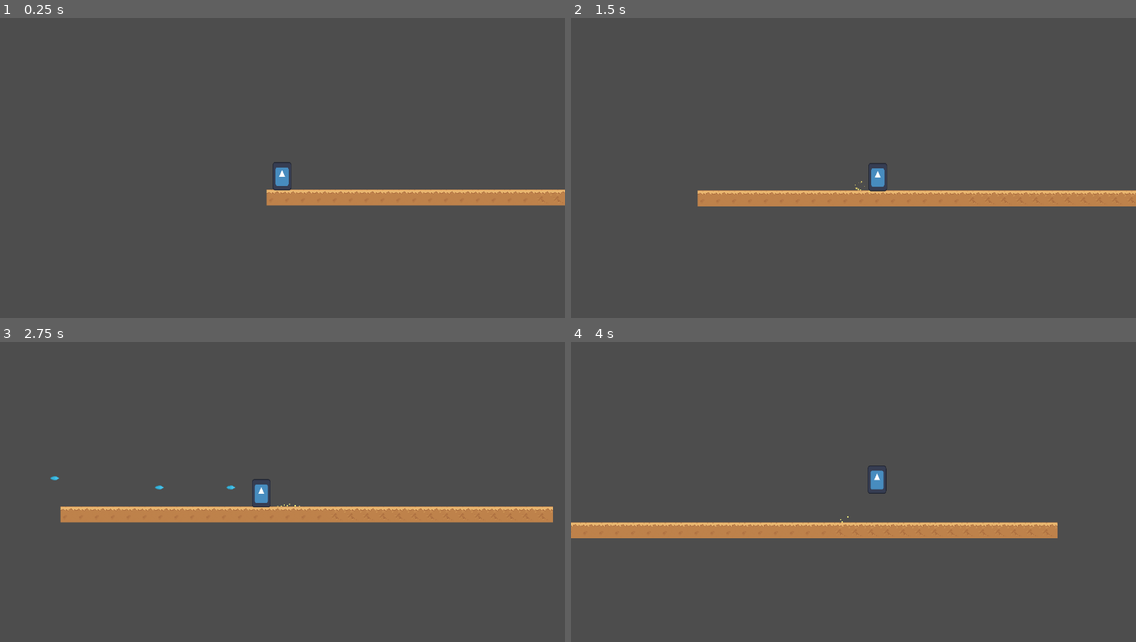
Above: before the commit, frames 1-4 (two rows, left to right).
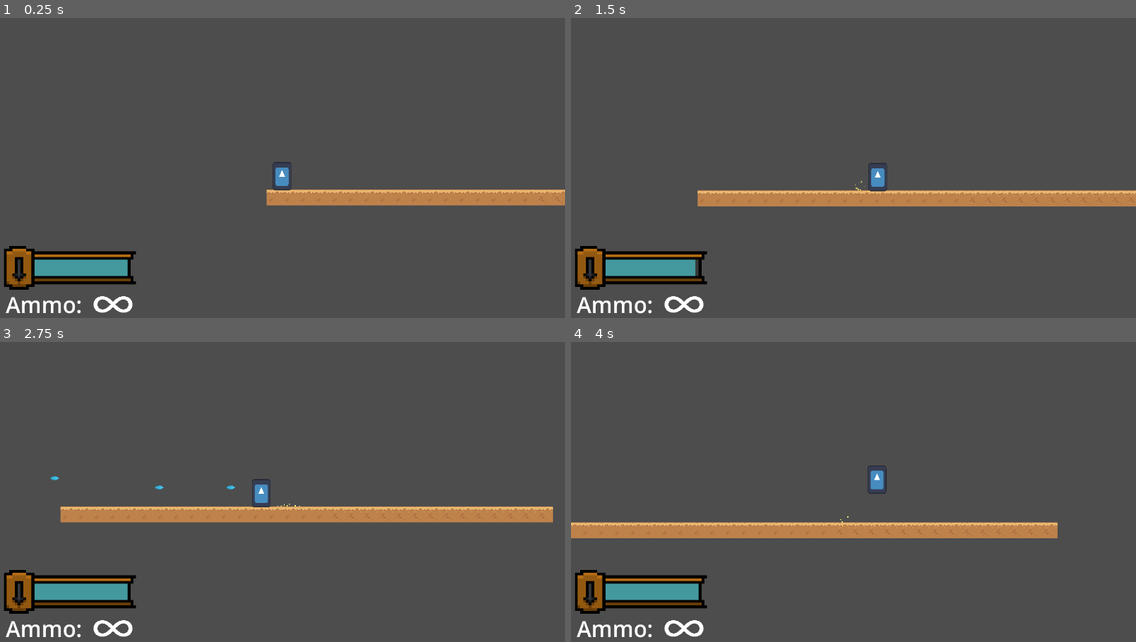
Above: after the commit, the same moments.

Repository: dzfrias/gladiator
Game: Godot game, scene res://scenes/hub.tscn
Two runs of this game, one before a commit and one after it. Both use one fixed random seed, a clock stepped at 60 frames per second and the inputs below. This scene is started directly instead of the project's main scene. The engine's default icon, where the game draws it, is replaced by a stand-in: a white triangle on a blue panel in a dark square. Sound files missing from this copy of the repository are replaced by a short silence.
Inputs (mouse positions are in pixels of both pictures, inside the frame that each line leads up to):
- Up to frame 1 (0.25 s): no input
- Up to frame 2 (1.5 s): move the mouse to (977, 144) at 0.52 s; hold S (burrow) 0.53-1.28 s; hold D (right) from 0.53 s (still down); tap Space (jump) at 0.77, 1.07 s; move the mouse to (740, 177) at 1.27 s; tap Shift (fallthrough) at 1.35 s
- Up to frame 3 (2.75 s): tap Space (jump) at 1.52, 1.82 s; move the mouse to (339, 414) at 2.02 s; release D (right) at 2.03 s; press the mouse at (339, 414) at 2.03 s; hold A (left) from 2.03 s (still down)
- Up to frame 4 (4 s): move the mouse to (825, 549) at 2.77 s; release A (left) at 2.78 s; release the mouse at (825, 549) at 2.78 s; hold D (right) from 2.78 s (still down); tap I (interact) at 2.85 s; tap Space (jump) at 3.02, 3.32, 3.77 s; move the mouse to (1023, 534) at 3.52 s; hold Q (toggle_alt) from 3.53 s (still down)

The runs differ from the first frame. In frame 1, 3.2% of the frame differs, in the area x 0-25%, y 76-99%; in frame 2, 3.1%; in frame 3, 3.2%; in frame 4, 3.2%.

Commit message:
Add player UI to hub scene
Also fix ammo UI not appearing.

Diff:
--- a/scenes/hub.tscn
+++ b/scenes/hub.tscn
@@ -6,6 +6,7 @@
 [ext_resource type="Script" path="res://scripts/interactable.gd" id="3_77ybc"]
 [ext_resource type="Script" path="res://scripts/shop.gd" id="3_veakm"]
 [ext_resource type="Script" path="res://scripts/mission_board.gd" id="5_ur55b"]
+[ext_resource type="PackedScene" uid="uid://dktl7ywhwt15s" path="res://scenes/player_ui.tscn" id="7_5xbek"]
 
 [sub_resource type="RectangleShape2D" id="RectangleShape2D_f3k6p"]
 size = Vector2(89, 68)
@@ -46,3 +47,5 @@
 
 [node name="Interactable" type="Node" parent="MissionBoard"]
 script = ExtResource("3_77ybc")
+
+[node name="PlayerUI" parent="." instance=ExtResource("7_5xbek")]
--- a/scripts/ui/ammo_ui.gd
+++ b/scripts/ui/ammo_ui.gd
@@ -6,7 +6,7 @@
 
 func _ready() -> void:
 	var item = Player.Instance.inventory().get_held_item()
-	if item is WeaponStats:
+	if item == Player.WEAPON_INDICATOR:
 		if weapon.weapon_stats.max_ammo == -1:
 			text = infinite_ammo_text
 		else:
Not shown: 1 places in scenes/hub.tscn that only renumber resources
